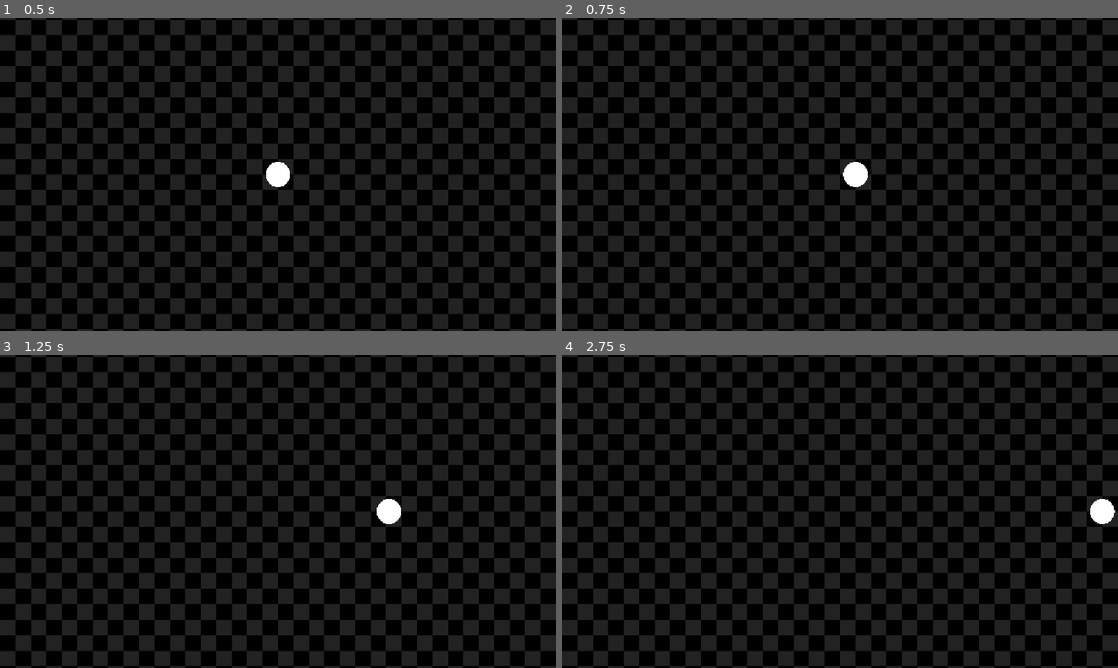
Above: before the commit, frames 1-4 (two rows, left to right).
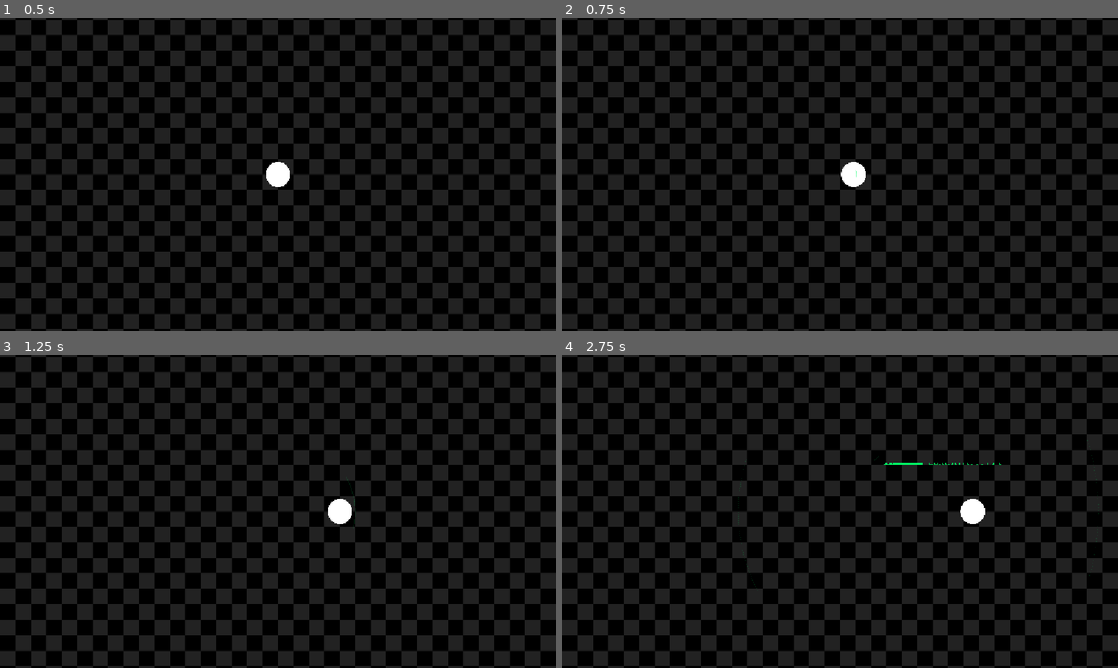
Above: after the commit, the same moments.

Repository: TomXiYuan/Project-Sweep
Game: Godot game, scene res://scenes/world.tscn
The game is run twice, just before and just after one commit, with the same random seed, the same clock (stepped at 60 frames per second) and the same inputs.
Inputs (mouse positions are in pixels of both pictures, inside the frame that each line leads up to):
- Up to frame 1 (0.5 s): no input
- Up to frame 2 (0.75 s): tap Enter at 0.5 s; move the mouse to (962, 158) at 0.52 s; hold D from 0.53 s (still down); click (962, 158) at 0.67 s
- Up to frame 3 (1.25 s): keep holding D
- Up to frame 4 (2.75 s): release D at 1.25 s; drag from (728, 527) to (812, 574) at 1.27 s; tap Space at 2 s; move the mouse to (895, 442) at 2.02 s; hold D from 2.03 s (still down); click (895, 442) at 2.17 s

Frame 1 is identical in both runs. In frame 2, less than 0.1% of the frame differs, in the area x 50-55%, y 46-54%; in frame 3, 0.6%; in frame 4, 0.7%, in the area x 31-100%, y 32-75%.

Commit message:
Add lidar mechanic

Diff:
--- a/scenes/player.tscn
+++ b/scenes/player.tscn
@@ -9,8 +9,6 @@
 [node name="player" type="CharacterBody2D" unique_id=1453029098]
 slide_on_ceiling = false
 script = ExtResource("1_g2els")
-speed = 400.0
-friction = 1000.0
 
 [node name="Sprite2D" type="Sprite2D" parent="." unique_id=1280219590]
 scale = Vector2(0.2, 0.2)
--- /dev/null
+++ b/scenes/scanner.tscn
@@ -0,0 +1,8 @@
+[gd_scene format=3 uid="uid://cgxhnxckksyyp"]
+
+[ext_resource type="Script" uid="uid://r8vdm7vjbc5t" path="res://scripts/scanner.gd" id="1_2ars4"]
+
+[node name="Scanner" type="Node2D" unique_id=772379166]
+script = ExtResource("1_2ars4")
+
+[node name="RayCast2D" type="RayCast2D" parent="." unique_id=1595059370]
--- a/scenes/world.tscn
+++ b/scenes/world.tscn
@@ -3,6 +3,10 @@
 [ext_resource type="Texture2D" uid="uid://d1s82d18en6qv" path="res://assets/Background-Tile.png" id="1_rwgxs"]
 [ext_resource type="Script" uid="uid://cl74rlh5b65nb" path="res://scripts/camera_2d.gd" id="2_4wyf3"]
 [ext_resource type="PackedScene" uid="uid://dv3w6tt1sgn52" path="res://scenes/player.tscn" id="3_4wyf3"]
+[ext_resource type="PackedScene" uid="uid://cgxhnxckksyyp" path="res://scenes/scanner.tscn" id="4_k0juu"]
+
+[sub_resource type="RectangleShape2D" id="RectangleShape2D_ngg0u"]
+size = Vector2(245, 69)
 
 [node name="World" type="Node2D" unique_id=1751555392]
 
@@ -18,3 +22,14 @@
 script = ExtResource("2_4wyf3")
 
 [node name="player" parent="." unique_id=1453029098 instance=ExtResource("3_4wyf3")]
+
+[node name="Scanner" parent="player" unique_id=772379166 instance=ExtResource("4_k0juu")]
+
+[node name="RayCast2D" type="RayCast2D" parent="player/Scanner" unique_id=326909011]
+
+[node name="StaticBody2D" type="RigidBody2D" parent="." unique_id=1720810209]
+gravity_scale = 0.0
+
+[node name="CollisionShape2D" type="CollisionShape2D" parent="StaticBody2D" unique_id=64093083]
+position = Vector2(215, -132)
+shape = SubResource("RectangleShape2D_ngg0u")
--- a/scripts/player.gd
+++ b/scripts/player.gd
@@ -14,7 +14,6 @@
 
 	move_and_slide()
 
-
 func _get_input_direction() -> Vector2:
 	var dir := Vector2.ZERO
 	if Input.is_physical_key_pressed(KEY_W):
--- /dev/null
+++ b/scripts/scanner.gd
@@ -0,0 +1,87 @@
+extends Node2D
+
+@export var scan_arc: float = 45
+@export var ray_count: int = 64
+@export var max_distance: float = 600.0
+@export var line_fade_time: float = 5.0
+@export var fire_cooldown: float = 0.5
+
+@export var wave_speed: float = 250.0
+@export var traveling_alpha: float = 0.1
+@export var impact_alpha: float = 1.0
+@export var traveling_radius: float = 1.0
+@export var impact_radius: float = 2.0
+
+var cooldown_timer: float = 0.0
+
+func _process(delta: float) -> void:
+	if cooldown_timer > 0:
+		cooldown_timer -= delta
+
+	if Input.is_mouse_button_pressed(MOUSE_BUTTON_LEFT):
+		if cooldown_timer <= 0:
+			fire_pulse()
+			cooldown_timer = fire_cooldown
+
+func fire_pulse() -> void:
+	look_at(get_global_mouse_position())
+
+	var start_angle = -scan_arc / 2.0
+	var angle_step = scan_arc / (ray_count - 1)
+
+	for i in range(ray_count):
+		var current_angle = deg_to_rad(start_angle + (i * angle_step))
+		var target_vector = Vector2(cos(current_angle), sin(current_angle)) * max_distance
+
+		$RayCast2D.target_position = target_vector
+		$RayCast2D.force_raycast_update()
+
+		var hit_point: Vector2
+		var did_collide: bool = false
+
+		if $RayCast2D.is_colliding():
+			hit_point = $RayCast2D.get_collision_point()
+			did_collide = true
+		else:
+			hit_point = global_position + target_vector.rotated(global_rotation)
+			did_collide = false
+
+		launch_radar_dot(global_position, hit_point, did_collide)
+
+func launch_radar_dot(start_pos: Vector2, end_pos: Vector2, stick_on_wall: bool) -> void:
+	var total_distance = start_pos.distance_to(end_pos)
+	var travel_duration = total_distance / wave_speed
+
+	var dot = Dot.new()
+	get_tree().current_scene.add_child(dot)
+
+	dot.global_position = start_pos
+	dot.radius = traveling_radius
+	dot.color = Color(0.0, 1.0, 0.4, traveling_alpha)
+
+	var tween = create_tween()
+
+	tween.tween_property(dot, "global_position", end_pos, travel_duration)
+
+	if stick_on_wall:
+		tween.tween_callback(func():
+			dot.radius = impact_radius
+			dot.color = Color(0.0, 1.0, 0.4, impact_alpha)
+		)
+		tween.tween_property(dot, "modulate:a", 0.0, line_fade_time)
+		tween.tween_callback(dot.queue_free)
+	else:
+		tween.tween_callback(dot.queue_free)
+
+class Dot extends Node2D:
+	var radius: float = 1.0:
+		set(value):
+			radius = value
+			queue_redraw()
+	var color: Color = Color.GREEN:
+		set(value):
+			color = value
+			queue_redraw()
+
+	func _draw() -> void:
+		draw_circle(Vector2.ZERO, radius, color)
Not shown, added: scripts/scanner.gd.uid
